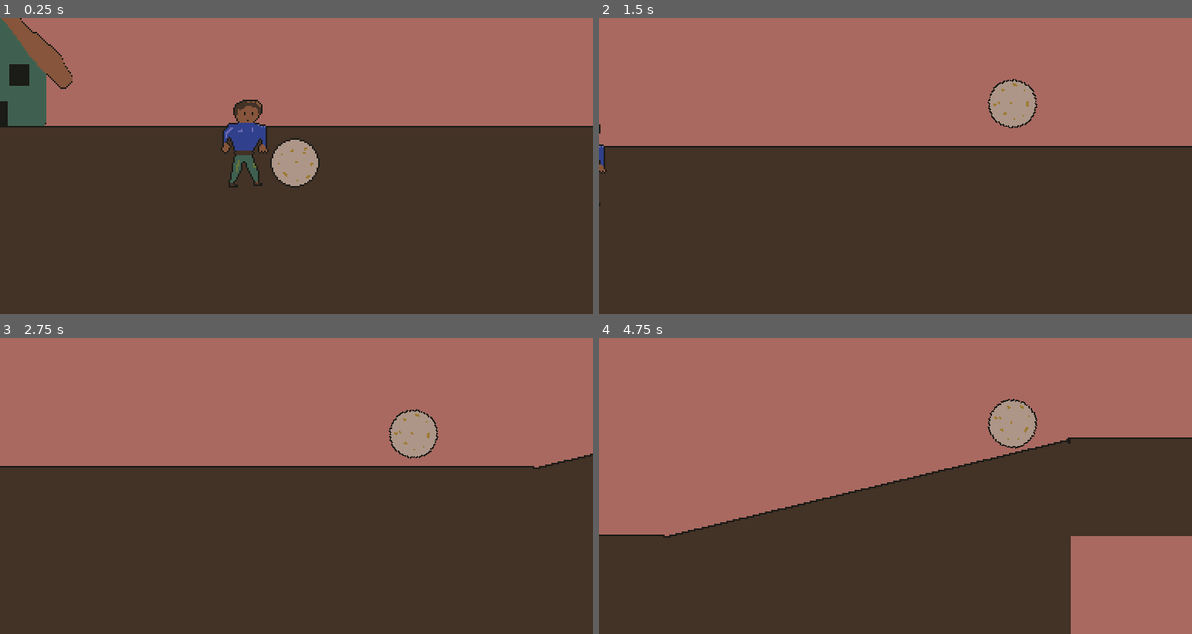
Above: before the commit, frames 1-4 (two rows, left to right).
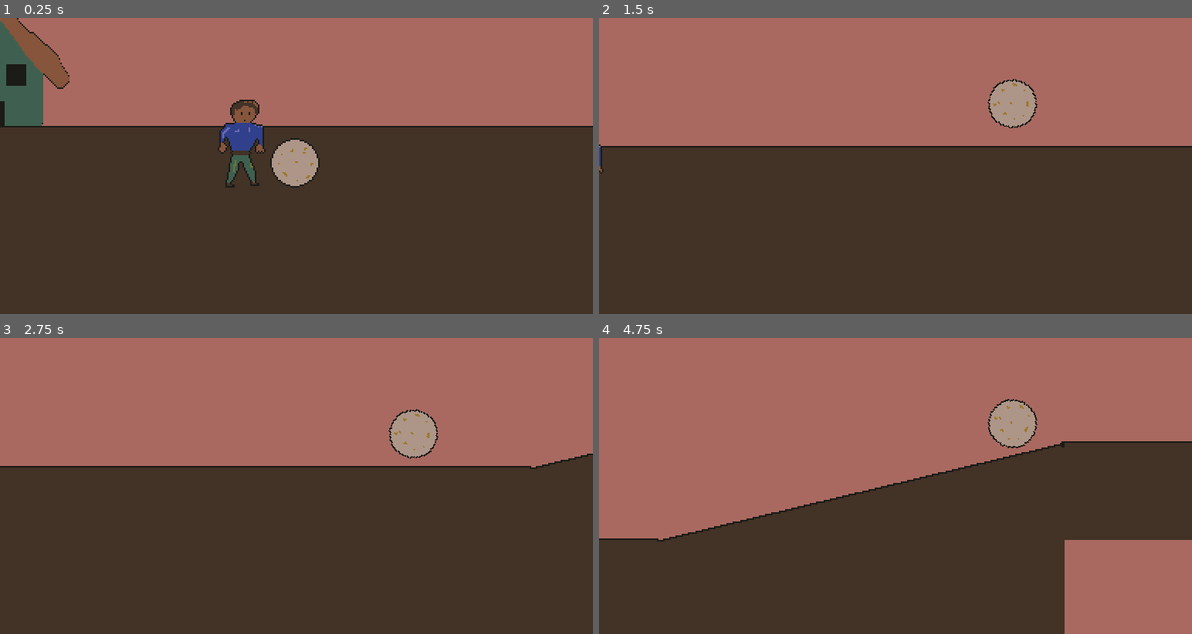
Above: after the commit, the same moments.

Repository: nolenroyalty/sisyphus-needs-a-nap
Game: Godot game, scene res://Flight/Flight.tscn
Same seed, same stepped clock (60 frames per second), same inputs: the game is played once before the commit and once after it.
Inputs (mouse positions are in pixels of both pictures, inside the frame that each line leads up to):
- Up to frame 1 (0.25 s): no input
- Up to frame 2 (1.5 s): tap Enter (launch_boulder) at 0.5 s; move the mouse to (1025, 151) at 0.52 s; tap Space (superbounce) at 0.6 s; move the mouse to (776, 180) at 1.27 s; tap 1 (deploy_parachute) at 1.35 s
- Up to frame 3 (2.75 s): tap Space (superbounce) at 1.55, 2.3 s; move the mouse to (355, 420) at 2.02 s; tap Enter (launch_boulder) at 2.1 s
- Up to frame 4 (4.75 s): tap Space (superbounce) at 2.75, 2.85, 3.6, 4.55 s; move the mouse to (865, 545) at 2.77 s; tap Enter (launch_boulder) at 3.5 s; move the mouse to (1073, 530) at 3.52 s; move the mouse to (717, 441) at 4.27 s; tap 1 (deploy_parachute) at 4.35 s

The runs differ from the first frame. In frame 1, 1.3% of the frame differs, in the area x 0-46%, y 0-58%; in frame 2, less than 0.1%; in frame 3, less than 0.1%; in frame 4, 2.2%, in the area x 0-100%, y 20-100%.

Commit message:
treat the boulder differently in the cave

Diff:
--- a/Boulder/Boulder.tscn
+++ b/Boulder/Boulder.tscn
@@ -18,4 +18,4 @@
 
 [node name="FloorRay" type="RayCast2D" parent="."]
 enabled = true
-collision_mask = 2
+collision_mask = 10
--- a/Flight/Flight.gd
+++ b/Flight/Flight.gd
@@ -31,6 +31,7 @@
 var superbounce_state = SUPERBOUNCE_STATE.NONE
 var flightscore : FlightScore
 var parachute_deployed = false
+var in_cave = false
 
 enum SOUNDS { BOUNCE, SUPERBOUNCE, PARACHUTE }
 
@@ -63,10 +64,26 @@
 	boulder.position.y -= platform_offset
 	player.position.y -= platform_offset
 
+func entered_cave():
+	print("entered cave")
+	in_cave = true
+
+func exited_cave():
+	print("exited cave")
+	in_cave = false
+
 func _ready():
 	flightscore = FlightScore.new(boulder)
 	scoreScreen.connect("continue_pressed", self, "continue_pressed")
+	# Make it easy to move the boulder around for testing purposes and then snap it
+	# back to where it needs to be when we aren't testing
+	boulder.position = Vector2(-1230, 448)
 	set_up_for_current_state()
+
+	for terrain in $Terrain.get_children():
+		if terrain.is_in_group("cave"):
+			terrain.connect("boulder_entered", self, "entered_cave")
+			terrain.connect("boulder_exited", self, "exited_cave")
 
 func play_sound(sound):
 	# Maybe the bounce stuff here should live in the boulder scene idk.
@@ -102,15 +119,23 @@
 		velocity.x *= (1 + X_BOUNCE_PENALTY)
 
 	# Give the ball a little bit of vertical bounciness
-	var bonus = Y_BOUNCE_BONUS * (1.2 if superbounced else 1.0)
-	velocity.y *= (1 + bonus)
+	if velocity.y < 0:
+		# This can result in us bouncing more quickly in the cave when we are falling
+		# so we skip it when y is negative.
+		var bonus = Y_BOUNCE_BONUS * (1.2 if superbounced else 1.0)
+		velocity.y *= (1 + bonus)
+
 
 func is_rolling_downhill():
-	return velocity.x < -BACKWARDS_ROLL_SPEED and velocity.y > BACKWARDS_ROLL_SPEED
+	if in_cave:
+		print(velocity)
+		return velocity.y < 0
+	else:
+		return velocity.x < 0
 
 func check_if_rolling_downhill_after_collision():
-	if velocity.x < 0:
-		print("rolling downhill!")
+	if is_rolling_downhill():
+		print("rolling downhill! in cave: %s" % in_cave)
 		frozen_count += 1
 
 	if frozen_count > 2:
--- a/Flight/Flight.tscn
+++ b/Flight/Flight.tscn
@@ -21,7 +21,7 @@
 }
 
 [node name="Boulder" parent="." instance=ExtResource( 2 )]
-position = Vector2( -1232, 448 )
+position = Vector2( -1230, 448 )
 
 [node name="Camera2D" type="Camera2D" parent="Boulder"]
 position = Vector2( 1, 2 )
--- /dev/null
+++ b/Terrain/Cave1.gd
@@ -0,0 +1,16 @@
+extends Node2D
+
+signal boulder_entered
+signal boulder_exited
+
+onready var cave_area = $DetectionArea
+
+func boulder_entered(_body):
+	emit_signal("boulder_entered")
+
+func boulder_exited(_body):
+	emit_signal("boulder_exited")
+
+func _ready():
+	cave_area.connect("body_entered", self, "boulder_entered")
+	cave_area.connect("body_exited", self, "boulder_exited")
--- a/Terrain/Cave1.tscn
+++ b/Terrain/Cave1.tscn
@@ -1,11 +1,24 @@
-[gd_scene load_steps=3 format=2]
+[gd_scene load_steps=5 format=2]
 
 [ext_resource path="res://Terrain/Sprites/caves.png" type="Texture" id=1]
+[ext_resource path="res://Terrain/Cave1.gd" type="Script" id=2]
+
+[sub_resource type="RectangleShape2D" id=2]
+extents = Vector2( 191.5, 373.5 )
 
 [sub_resource type="RectangleShape2D" id=1]
-extents = Vector2( 191.5, 99.5 )
+extents = Vector2( 192.5, 357.5 )
 
-[node name="CaveRoot" type="Node2D"]
+[node name="CaveRoot" type="Node2D" groups=["cave"]]
+script = ExtResource( 2 )
+
+[node name="DetectionArea" type="Area2D" parent="."]
+position = Vector2( 192.5, 406.5 )
+collision_layer = 8
+
+[node name="CollisionShape2D" type="CollisionShape2D" parent="DetectionArea"]
+position = Vector2( -1, -12 )
+shape = SubResource( 2 )
 
 [node name="Cave" type="StaticBody2D" parent="."]
 collision_layer = 2
@@ -17,9 +30,10 @@
 [node name="CollisionPolygon2D" type="CollisionPolygon2D" parent="Cave"]
 polygon = PoolVector2Array( 1, 14, 11, 21, 17, 31, 18, 32, 19, 48, 15, 53, 17, 63, 18, 209, 51, 224, 75, 228, 85, 238,  …(330 unchanged characters)…
 
-[node name="PseudoCollisionForDepthDetection" type="StaticBody2D" parent="."]
+[node name="InnerCave" type="StaticBody2D" parent="."]
 collision_layer = 8
+collision_mask = 0
 
-[node name="PreventsDepthFromBeingVeryHighWhenPassingThis" type="CollisionShape2D" parent="PseudoCollisionForDepthDetection"]
-position = Vector2( 191.5, 148.5 )
+[node name="ColliderForRaycast" type="CollisionShape2D" parent="InnerCave"]
+position = Vector2( 192.5, 406.5 )
 shape = SubResource( 1 )
--- a/project.godot
+++ b/project.godot
@@ -120,7 +120,7 @@
 2d_physics/layer_1="boulder"
 2d_physics/layer_2="ground"
 2d_physics/layer_3="trigger"
-2d_physics/layer_4="pseudo-ground"
+2d_physics/layer_4="cave"
 
 [mono]
 
